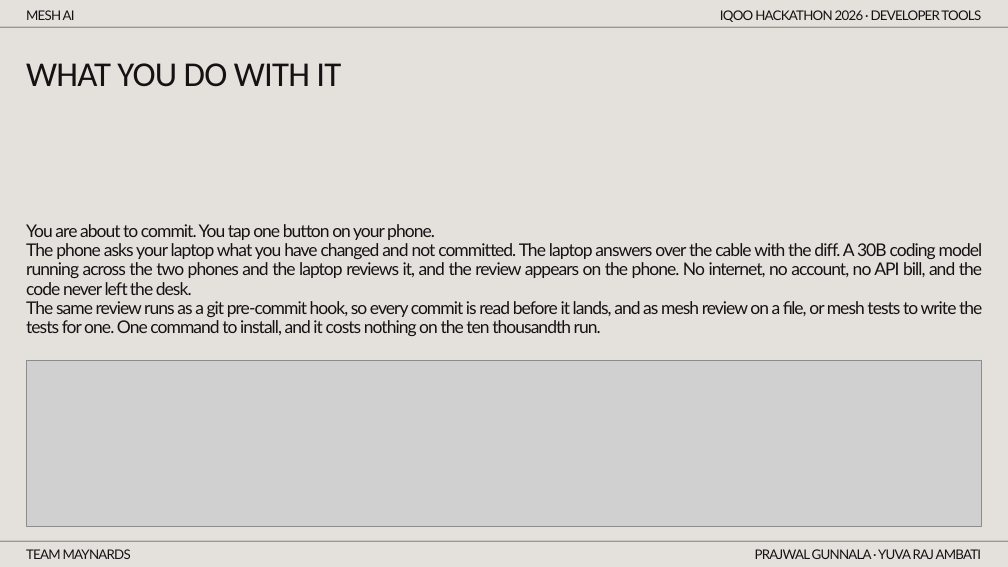
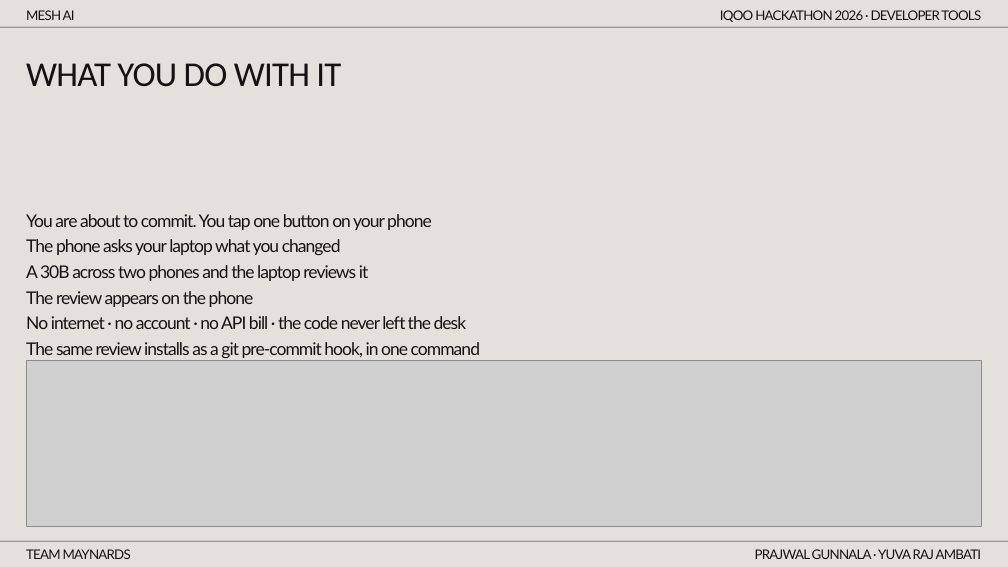
Before and after one commit to prajwal-gunnala/maynards, a slide deck: slide 5 of docs/deck/MeshAI_Deck_v4.pptx (slide 6 before the commit). Drawn at 1008x567 pixels with LibreOffice and Linux fonts; fonts in the diff are those of the drawing; grey boxes stand for pictures. Boxes give left, top, right and bottom in pixels: in the first picture for what was removed or moved away, otherwise in the second. Text is boxed around its words. In the diff, an @@ line names an element or a change of style, - is before the commit and + after.

```diff
--- a/docs/deck/MeshAI_Deck_v4.pptx
+++ b/docs/deck/MeshAI_Deck_v4.pptx
@@ text at (26, 214, 480, 358): text changed @@
-You are about to commit. You tap one button on your phone.
-The phone asks your laptop what you have changed and not committed. The laptop answers over the cable with the diff. A 30B coding model running across the two phones and the laptop reviews it, and the review appears on the phone. No internet, no account, no API bill, and the code never left the desk.
-The same review runs as a git pre-commit hook, so every commit is read before it lands, and as mesh review on a file, or mesh tests to write the tests for one. One command to install, and it costs nothing on the ten thousandth run.
+You are about to commit. You tap one button on your phone
+The phone asks your laptop what you changed
+A 30B across two phones and the laptop reviews it
+The review appears on the phone
+No internet · no account · no API bill · the code never left the desk
+The same review installs as a git pre-commit hook, in one command
```
Also in this commit, not shown: 9 other slides changed, 7 other files.
